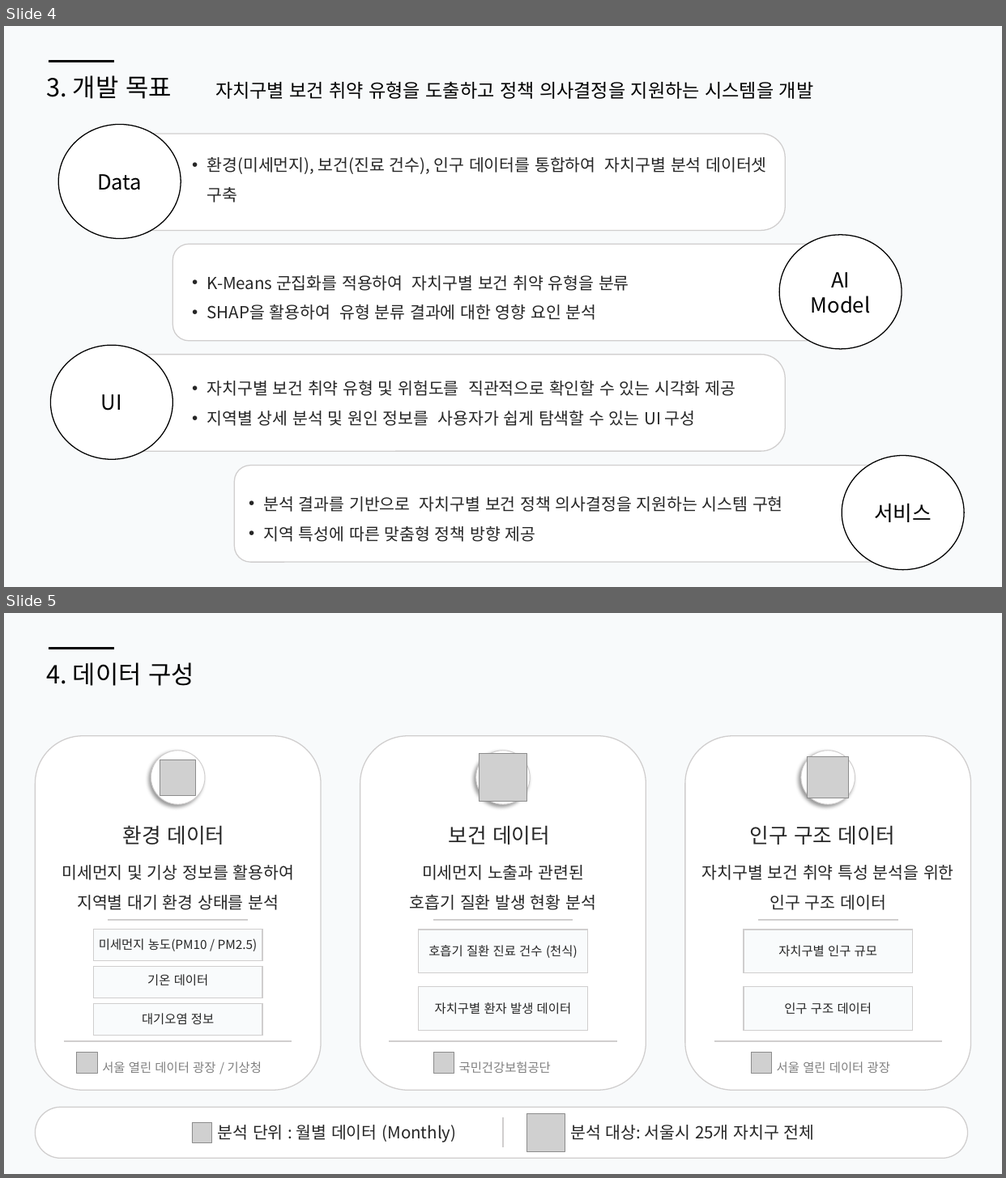
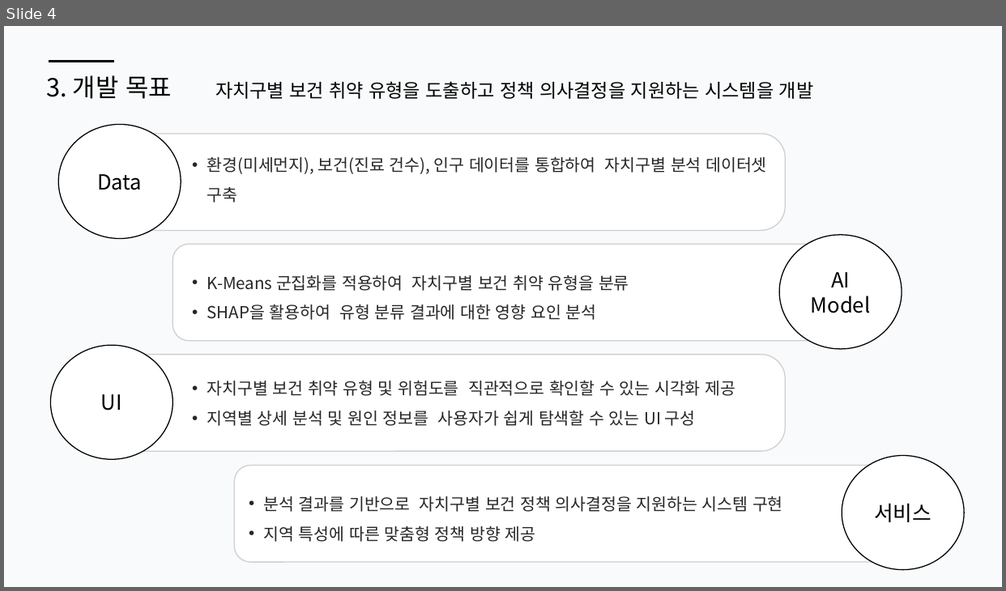
Before and after one commit to seongwook0217/SeongWook, a slide deck: 1차 프로젝트/1. 기획서_V2.pptx. Shown one above the other, each under a label of ours: slides 4 and 5 before the commit, slide 4 after it. The pictures are 1006x1178 and 1006x591 pixels, drawn with LibreOffice and Linux fonts; fonts in the diff are those of the drawing; grey boxes stand for pictures. Boxes give left, top, right and bottom in pixels: in the first picture for what was removed or moved away, otherwise in the second. Text is boxed around its words. In the diff, an @@ line names an element or a change of style, - is before the commit and + after.

```diff
--- a/1차 프로젝트/1. 기획서_V2.pptx
+++ b/1차 프로젝트/1. 기획서_V2.pptx
@@ slide 5 removed at [4, 613, 1002, 1174], background #F8FAFB; not listed: 1 template element that a slide beside it also shows @@
@@ text removed at [46, 662, 194, 686] @@
-4. 데이터 구성
@@ group removed at [685, 736, 971, 1090]: 5 texts, 3 rounded rectangles, 2 pictures, 2 lines, 1 ellipse @@
-인구 구조 데이터
-자치구별 보건 취약 특성 분석을 위한 인구 구조 데이터
-서울 열린 데이터 광장
-인구 구조 데이터
-자치구별 인구 규모
@@ group removed at [36, 736, 322, 1090]: 6 texts, 4 rounded rectangles, 2 pictures, 2 lines, 1 ellipse @@
-환경 데이터
-미세먼지 및 기상 정보를 활용하여
-지역별 대기 환경 상태를 분석
-기온 데이터
-미세먼지 농도(PM10 / PM2.5)
-대기오염 정보
-서울 열린 데이터 광장 / 기상청
@@ group removed at [360, 736, 646, 1090]: 5 texts, 3 rounded rectangles, 2 pictures, 2 lines, 1 ellipse @@
-보건 데이터
-미세먼지 노출과 관련된
-호흡기 질환 발생 현황 분석
-자치구별 환자 발생 데이터
-호흡기 질환 진료 건수 (천식)
-국민건강보험공단
@@ group removed at [36, 1107, 968, 1158]: 2 texts, 2 pictures, 1 rounded rectangle, 1 line @@
-분석 단위 : 월별 데이터 (Monthly)
-분석 대상: 서울시 25개 자치구 전체
```
Also in this commit, not shown: 2 other slides removed.
